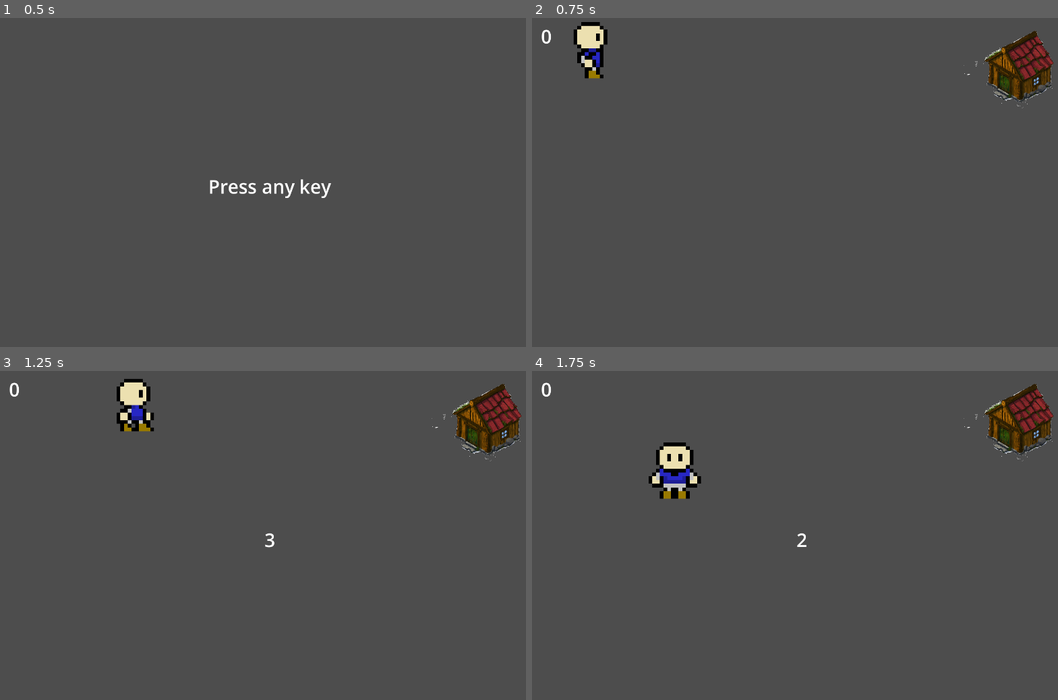
Above: before the commit, frames 1-4 (two rows, left to right).
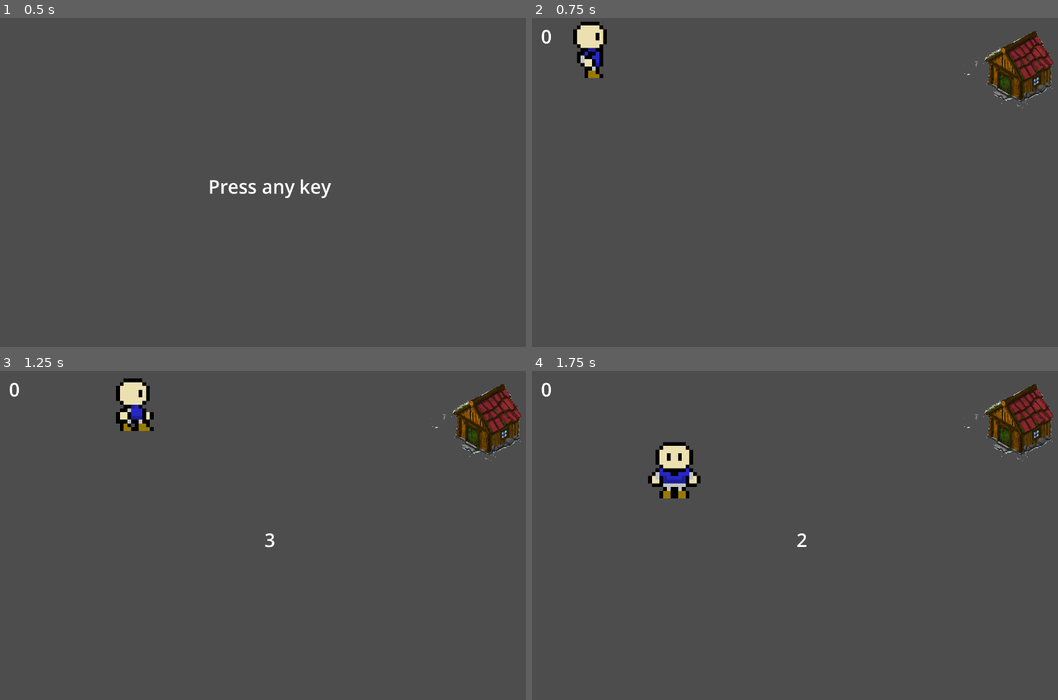
Above: after the commit, the same moments.

Repository: sygi/dog_game
Game: Godot game, scene res://game.tscn
Same seed, same stepped clock (60 frames per second), same inputs: the game is played once before the commit and once after it.
Inputs:
- Up to frame 1 (0.5 s): no input
- Up to frame 2 (0.75 s): tap Enter at 0.5 s; hold Right (right) from 0.53 s (still down); tap Space (select) at 0.6 s
- Up to frame 3 (1.25 s): keep holding Right (right)
- Up to frame 4 (1.75 s): release Right (right) at 1.28 s; hold Down (down) from 1.28 s (still down); tap Space (select) at 1.35 s

Frame 1 is identical in both runs. In frame 2, 0.2% of the frame differs, in the area x 7-15%, y 1-19%; in frame 3, 0.2%; in frame 4, 0.2%, in the area x 22-33%, y 21-39%.

Commit message:
show leashes

Diff:
--- a/dog.gd
+++ b/dog.gd
@@ -2,6 +2,7 @@
 
 const BREEDS: Array = ["black", "white", "brown", "yellow"]
 @export var breed: String = BREEDS[randi() % BREEDS.size()]
+@export var leash_color: Color = Color(0., 0.38, 0., 0.9)
 var running: bool = false
 var barking_sounds = [
 	preload("res://assets/dog_sounds/Dog/Dog Bark 0.wav"),
@@ -24,6 +25,13 @@
 	running = true
 	remove_from_group("dogs")
 
+func _draw():
+	if not running:
+		return
+	var player_offset = Vector2(80, 80)
+	var dog_offset = Vector2(sprite_size().x / 2, sprite_size().y / 2)
+	draw_line(dog_offset, -position + player_offset, leash_color, 10)
+
 func barking_delay():
 	return randf_range(0.7, 3.)
 
@@ -42,4 +50,6 @@
 
 # Called every frame. 'delta' is the elapsed time since the previous frame.
 func _process(delta: float) -> void:
+	if running:
+		queue_redraw()
 	pass
--- a/dog.tscn
+++ b/dog.tscn
@@ -57,6 +57,7 @@
 
 [node name="Dog" type="Node2D" groups=["dogs"]]
 script = ExtResource("1_4dp7p")
+leash_color = Color(1.64848e-06, 0.3868, 0, 1)
 
 [node name="AnimatedSprite2D" type="AnimatedSprite2D" parent="."]
 scale = Vector2(5, 5)
@@ -72,6 +73,7 @@
 
 [node name="AudioStreamPlayer" type="AudioStreamPlayer" parent="."]
 stream = ExtResource("3_sho5o")
+volume_db = -15.0
 
 [node name="Timer" type="Timer" parent="."]
 one_shot = true
--- a/player.tscn
+++ b/player.tscn
@@ -183,10 +183,11 @@
 LEASH_LENGTH = 150
 
 [node name="AnimatedSprite2D" type="AnimatedSprite2D" parent="."]
-position = Vector2(81, 81)
+z_index = 2
 scale = Vector2(10, 10)
 sprite_frames = SubResource("SpriteFrames_3wj4n")
 animation = &"left"
+centered = false
 
 [node name="Area2D" type="Area2D" parent="."]
 
--- a/project.godot
+++ b/project.godot
@@ -18,6 +18,7 @@
 
 window/size/viewport_width=1440
 window/size/viewport_height=900
+window/size/resizable=false
 
 [global_group]
 
